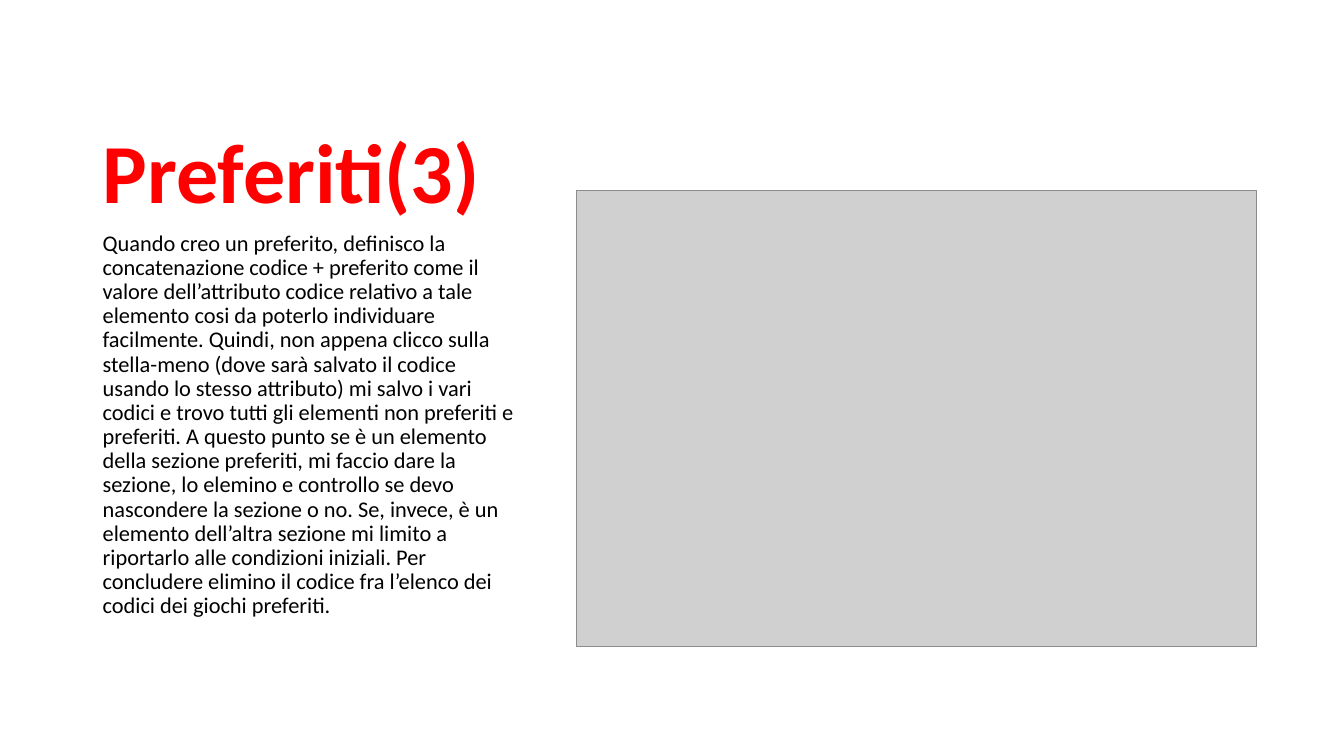
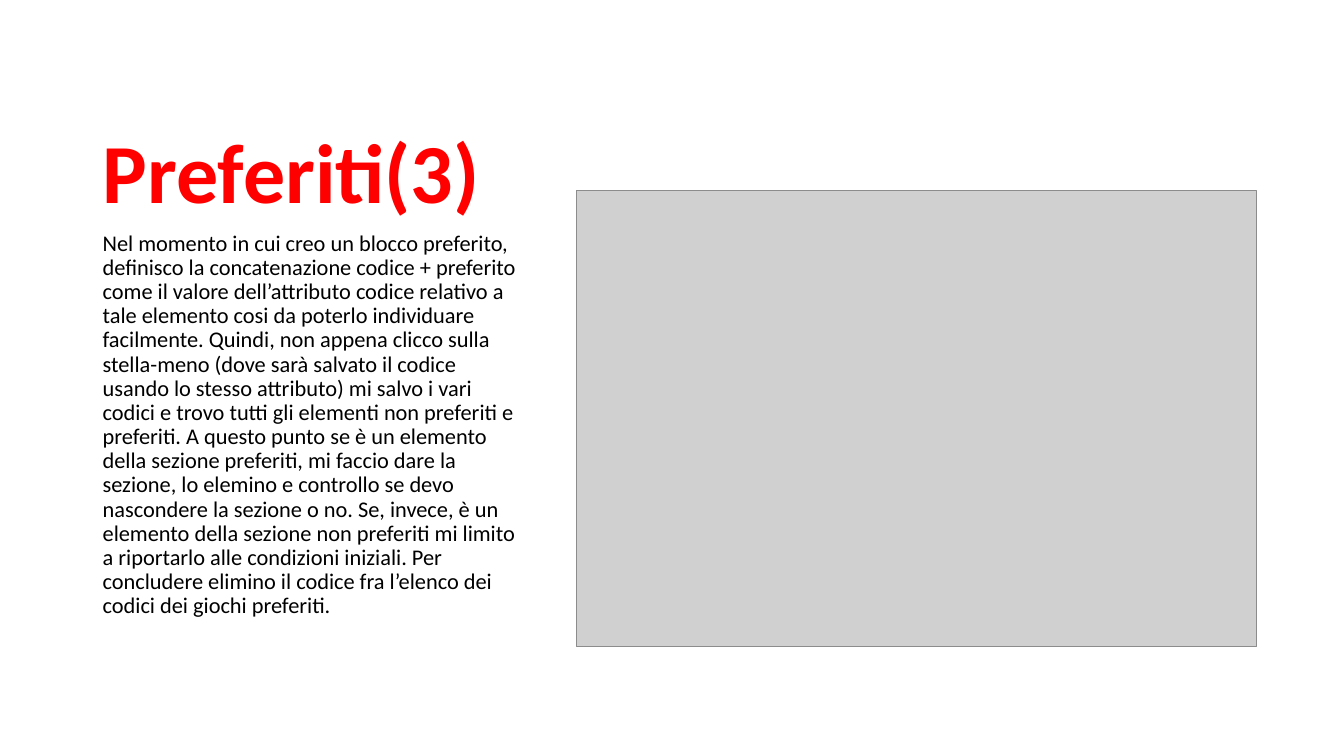
Before and after one commit to TheGarbage/mhw2, a slide deck: slide 8 of mhw2.pptx. Drawn at 1344x756 pixels with LibreOffice and Linux fonts; fonts in the diff are those of the drawing; grey boxes stand for pictures. Boxes give left, top, right and bottom in pixels: in the first picture for what was removed or moved away, otherwise in the second. Text is boxed around its words. In the diff, an @@ line names an element or a change of style, - is before the commit and + after.

```diff
--- a/mhw2.pptx
+++ b/mhw2.pptx
@@ text at (103,235,515,617): text changed @@
-Quando creo un preferito, definisco la concatenazione codice + preferito come il valore dell’attributo codice relativo a tale elemento cosi da poterlo individuare facilmente. Quindi, non appena clicco sulla stella-meno (dove sarà salvato il codice usando lo stesso attributo) mi salvo i vari codici e trovo tutti gli elementi non preferiti e preferiti. A questo punto se è un elemento della sezione preferiti, mi faccio dare la sezione, lo elemino e controllo se devo nascondere la sezione o no. Se, invece, è un elemento dell’altra sezione mi limito a riportarlo alle condizioni iniziali. Per concludere elimino il codice fra l’elenco dei codici dei giochi preferiti.
+Nel momento in cui creo un blocco preferito, definisco la concatenazione codice + preferito come il valore dell’attributo codice relativo a tale elemento cosi da poterlo individuare facilmente. Quindi, non appena clicco sulla stella-meno (dove sarà salvato il codice usando lo stesso attributo) mi salvo i vari codici e trovo tutti gli elementi non preferiti e preferiti. A questo punto se è un elemento della sezione preferiti, mi faccio dare la sezione, lo elemino e controllo se devo nascondere la sezione o no. Se, invece, è un elemento della sezione non preferiti mi limito a riportarlo alle condizioni iniziali. Per concludere elimino il codice fra l’elenco dei codici dei giochi preferiti.
```
Also in this commit, not shown: 10 other slides changed.
